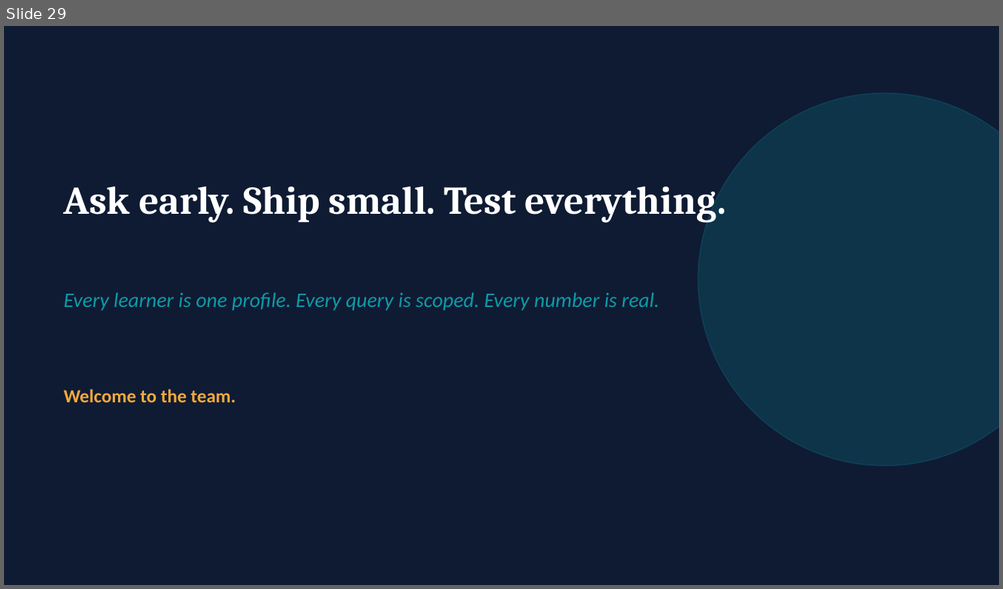
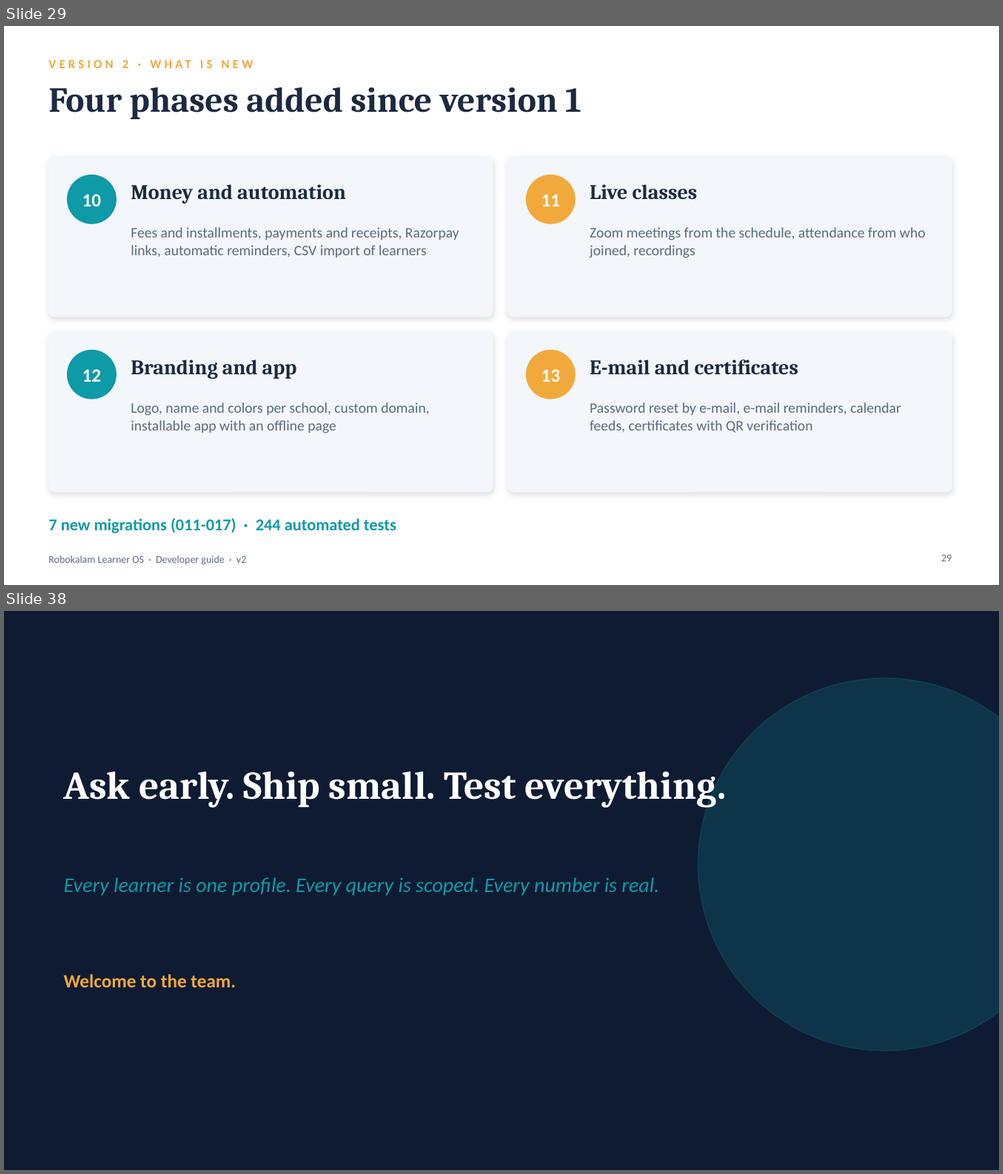
Before and after one commit to abhinayame/robokalamOS, a slide deck: docs/Robokalam-Learner-OS-Developer-Guide.pptx. Shown one above the other, each under a label of ours: slide 29 before the commit, slides 29 and 38 after it; the slides between them are not shown. The pictures are 1003x589 and 1003x1174 pixels, drawn with LibreOffice and Linux fonts; fonts in the diff are those of the drawing. Boxes give left, top, right and bottom in pixels: in the first picture for what was removed or moved away, otherwise in the second. Text is boxed around its words. In the diff, an @@ line names an element or a change of style, - is before the commit and + after.

```diff
--- a/docs/Robokalam-Learner-OS-Developer-Guide.pptx
+++ b/docs/Robokalam-Learner-OS-Developer-Guide.pptx
@@ slide 29 added at [4, 26, 999, 585], background #FFFFFF @@
@@ text added at [122, 60, 128, 68], 12 pt, text #F2A93B, bold @@
+VERSION 2 · WHAT IS NEW
@@ text added at [48, 87, 581, 119], 34 pt, text #1B2A41, bold @@
+Four phases added since version 1
@@ rounded rectangle added at [48, 156, 492, 317], fill #F3F6FA, outline #F3F6FA 0.75 pt @@
@@ rounded rectangle added at [508, 156, 951, 317], fill #F3F6FA, outline #F3F6FA 0.75 pt @@
@@ ellipse added at [68, 175, 116, 224], fill #0E9AA7, outline #0E9AA7 1 pt @@
@@ ellipse added at [526, 175, 575, 224], fill #F2A93B, outline #F2A93B 1 pt @@
@@ text added at [82, 194, 102, 207], 18 pt, text #FFFFFF, bold @@
+10
@@ text added at [131, 184, 346, 204], 20 pt, text #1B2A41, bold @@
+Money and automation
@@ text added at [541, 194, 560, 207], 18 pt, text #FFFFFF, bold @@
+11
@@ text added at [589, 184, 697, 200], 20 pt, text #1B2A41, bold @@
+Live classes
@@ text added at [131, 227, 459, 258], 14 pt, text #5B6B82 @@
+Fees and installments, payments and receipts, Razorpay links, automatic reminders, CSV import of learners
@@ text added at [589, 227, 925, 258], 14 pt, text #5B6B82 @@
+Zoom meetings from the schedule, attendance from who joined, recordings
@@ rounded rectangle added at [48, 332, 492, 492], fill #F3F6FA, outline #F3F6FA 0.75 pt @@
@@ rounded rectangle added at [508, 332, 951, 492], fill #F3F6FA, outline #F3F6FA 0.75 pt @@
@@ ellipse added at [68, 351, 116, 399], fill #0E9AA7, outline #0E9AA7 1 pt @@
@@ ellipse added at [526, 351, 575, 399], fill #F2A93B, outline #F2A93B 1 pt @@
@@ text added at [82, 369, 102, 382], 18 pt, text #FFFFFF, bold @@
+12
@@ text added at [131, 360, 297, 379], 20 pt, text #1B2A41, bold @@
+Branding and app
@@ text added at [541, 369, 560, 382], 18 pt, text #FFFFFF, bold @@
+13
@@ text added at [589, 360, 798, 375], 20 pt, text #1B2A41, bold @@
+E-mail and certificates
@@ text added at [131, 403, 429, 434], 14 pt, text #5B6B82 @@
+Logo, name and colors per school, custom domain, installable app with an offline page
@@ text added at [589, 403, 901, 433], 14 pt, text #5B6B82 @@
+Password reset by e-mail, e-mail reminders, calendar feeds, certificates with QR verification
@@ text added at [48, 518, 396, 534], 16 pt, text #0E9AA7, bold @@
+7 new migrations (011-017) · 244 automated tests
@@ text added at [48, 556, 246, 565], 10 pt, text #5B6B82 @@
+Robokalam Learner OS · Developer guide · v2
@@ page number added at [941, 555, 951, 562], 10 pt, text #5B6B82 @@
+29
@@ what was slide 29 is now slide 38 @@
```
Also in this commit, not shown: 28 slides changed, 8 other slides added, 4 other files.
